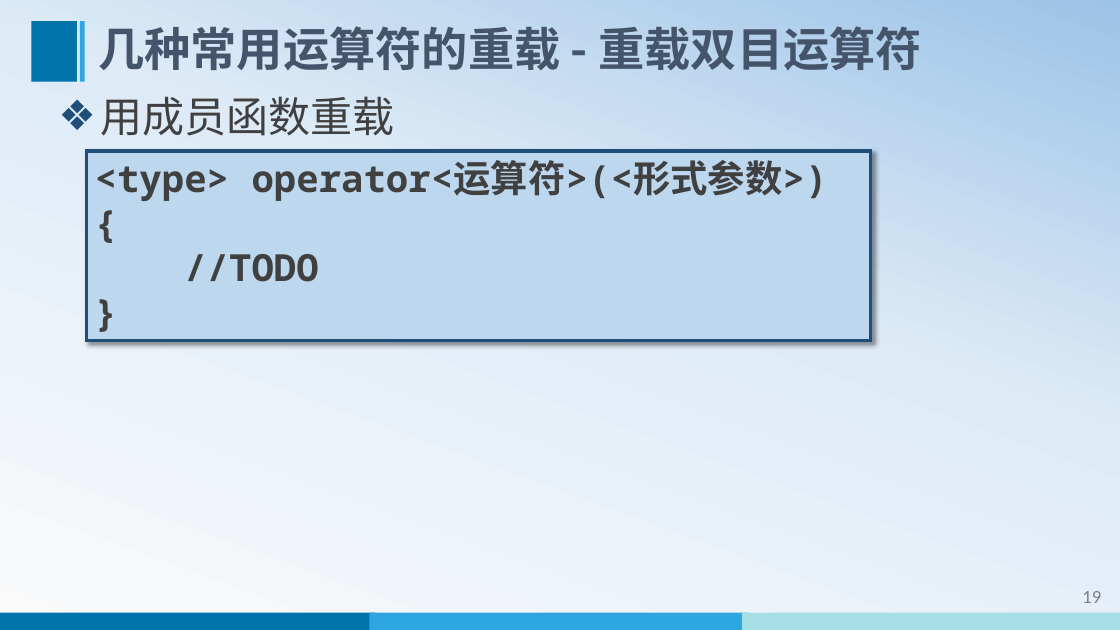
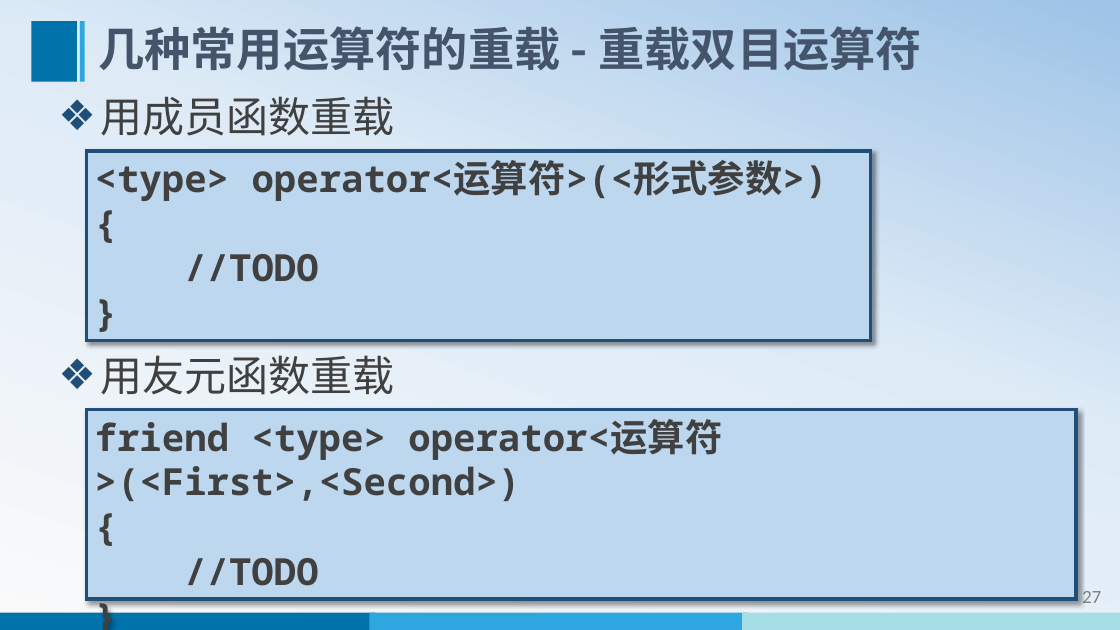
Before and after one commit to WeiMuYang/course-for-class, a slide deck: slide 28 of 16-object-oriented-programming-Cpp/01-oop-cpp-ppt/14-运算符重载.pptx (slide 20 before the commit). Drawn at 1120x630 pixels with LibreOffice and Linux fonts; fonts in the diff are those of the drawing. Boxes give left, top, right and bottom in pixels: in the first picture for what was removed or moved away, otherwise in the second. Text is boxed around its words. In the diff, an @@ line names an element or a change of style, - is before the commit and + after.

Commit message:
更新14-运算符重载

```diff
--- a/16-object-oriented-programming-Cpp/01-oop-cpp-ppt/14-运算符重载.pptx
+++ b/16-object-oriented-programming-Cpp/01-oop-cpp-ppt/14-运算符重载.pptx
@@ text added at (100,355,394,395), 36 pt, text #404040 @@
+❖ 用友元函数重载
@@ rectangle added at (87,410,1076,600), fill #BDD7EE, outline #1F4E79 3 pt, 32 pt, text #404040, bold @@
+friend <type> operator<运算符>(<First>,<Second>)
+{
+//TODO
+}
@@ page number at (1082,587,1101,603): text changed @@
-19
+27
```
Also in this commit, not shown: 17 other slides changed, 28 slides added, 1 slide removed.
